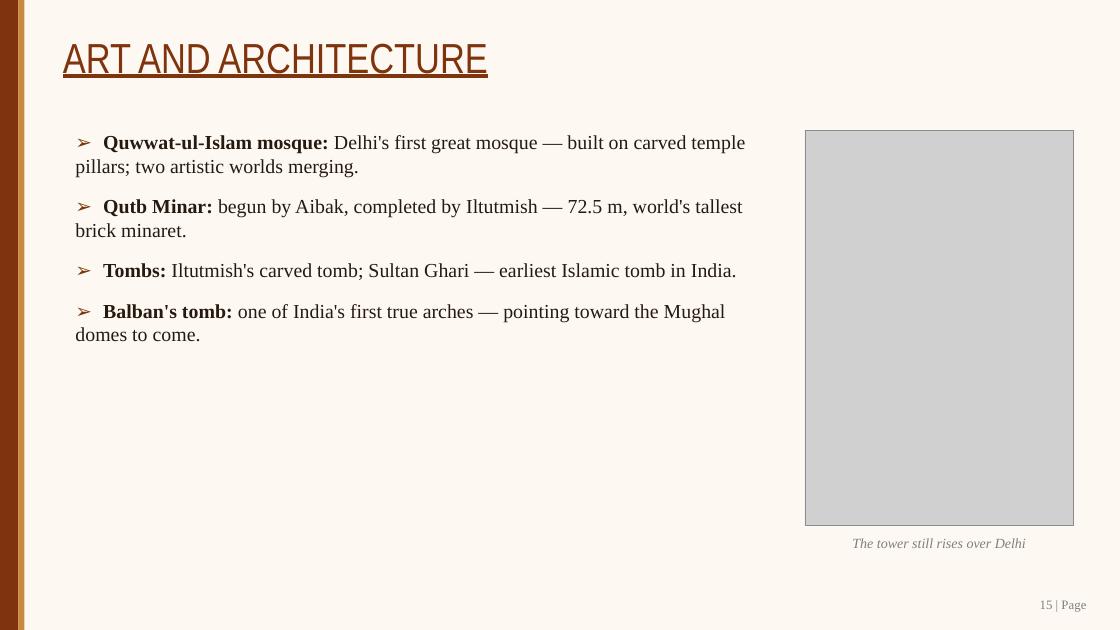
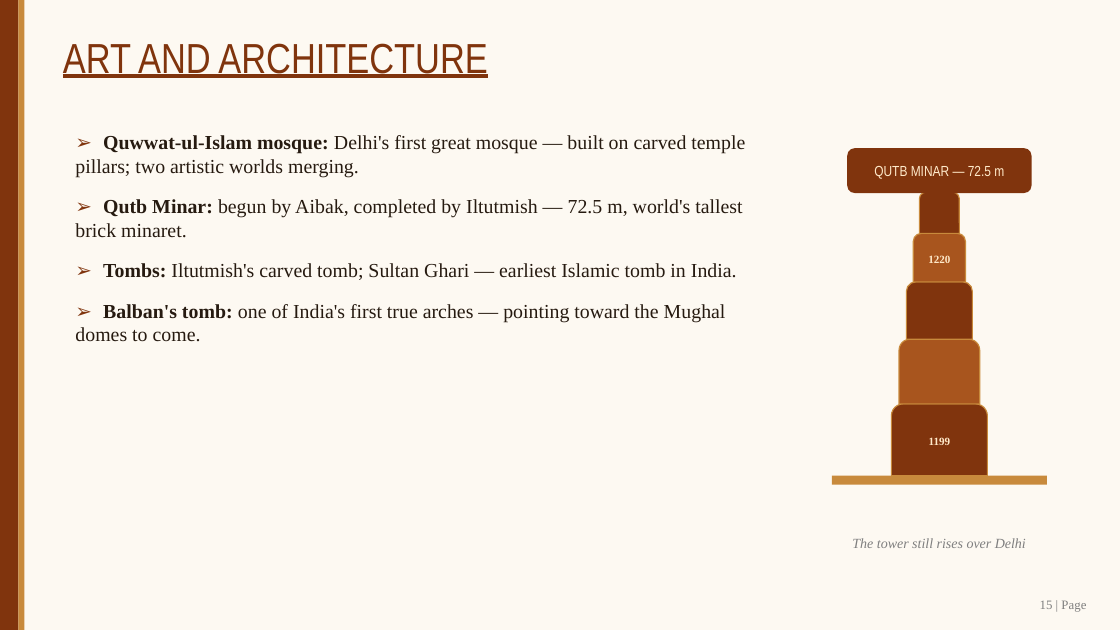
Before and after one commit to SangamSitapuri07/SIH, a slide deck: slide 15 of assignment/Slave_Dynasty_Mamluk_Presentation.pptx. Drawn at 1120x630 pixels with LibreOffice and Linux fonts; fonts in the diff are those of the drawing; grey boxes stand for pictures. Boxes give left, top, right and bottom in pixels: in the first picture for what was removed or moved away, otherwise in the second. Text is boxed around its words. In the diff, an @@ line names an element or a change of style, - is before the commit and + after.

```diff
--- a/assignment/Slave_Dynasty_Mamluk_Presentation.pptx
+++ b/assignment/Slave_Dynasty_Mamluk_Presentation.pptx
@@ picture removed at [805, 130, 1074, 525] @@
@@ rounded rectangle added at [848, 148, 1032, 192], fill #80340D, 12.5 pt, text #FFE9C9 @@
+QUTB MINAR — 72.5 m
@@ ellipse added at [928, 169, 950, 192], fill #C88A3C, outline #80340D 1 pt @@
@@ round same rect added at [920, 192, 960, 234], fill #80340D, outline #C88A3C 1 pt @@
@@ round same rect added at [913, 234, 965, 282], fill #A8551E, outline #C88A3C 1 pt, 9.5 pt, text #FFE9C9, bold @@
+1220
@@ round same rect added at [907, 282, 973, 339], fill #80340D, outline #C88A3C 1 pt @@
@@ round same rect added at [899, 339, 980, 404], fill #A8551E, outline #C88A3C 1 pt @@
@@ round same rect added at [891, 404, 987, 476], fill #80340D, outline #C88A3C 1 pt, 9.5 pt, text #FFE9C9, bold @@
+1199
@@ rectangle added at [832, 476, 1047, 485], fill #C88A3C @@
```
Also in this commit, not shown: 13 other slides changed, 2 other files.
